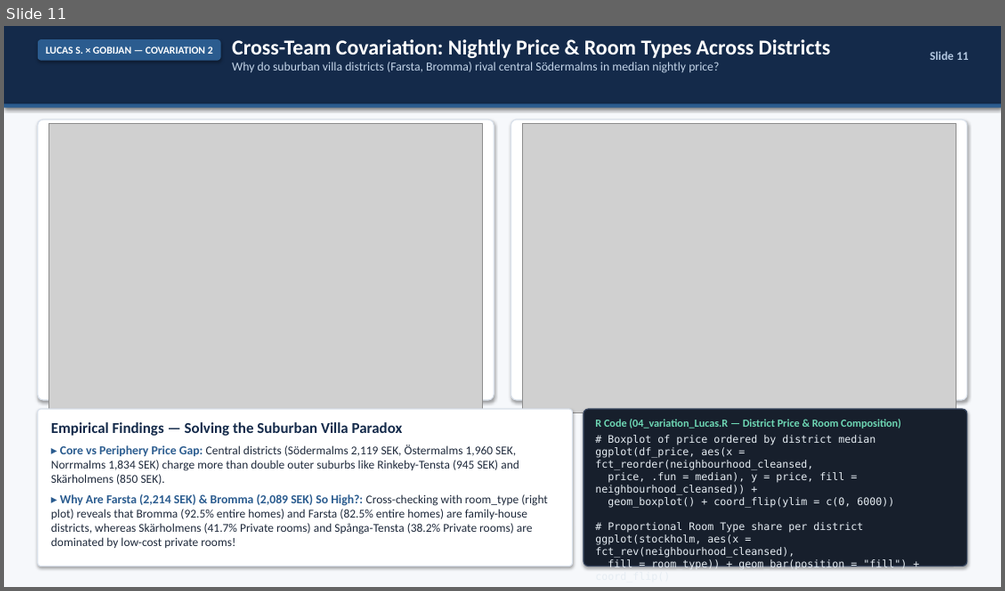
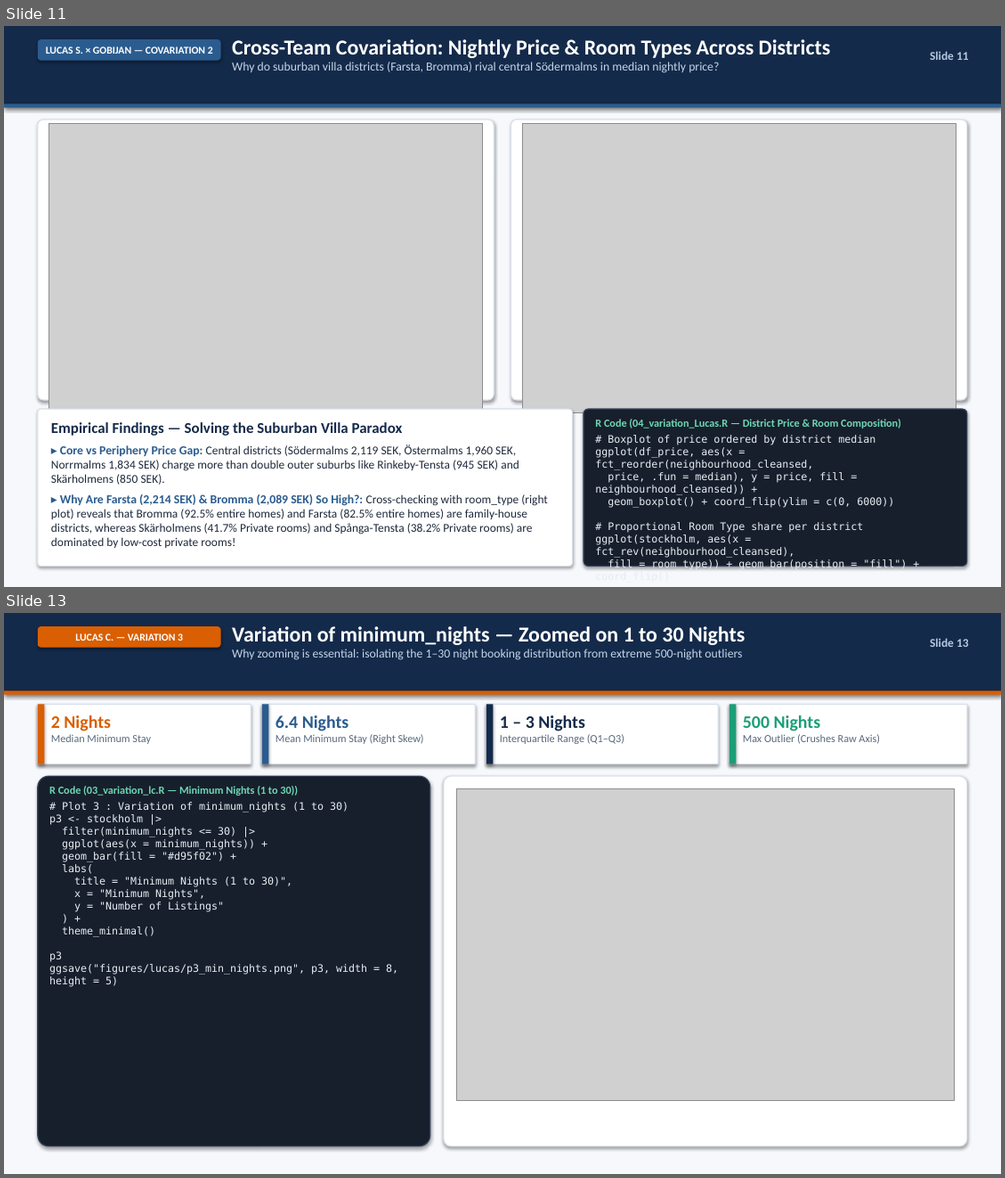
Before and after one commit to GobyNathan/Statistical-Programming-R, a slide deck: presentation/STAT1951_Group8_Gobijan_Slides.pptx. Shown one above the other, each under a label of ours: slide 11 before the commit, slides 11 and 13 after it; the slides between them are not shown. The pictures are 1005x591 and 1005x1178 pixels, drawn with LibreOffice and Linux fonts; fonts in the diff are those of the drawing; grey boxes stand for pictures. Boxes give left, top, right and bottom in pixels: in the first picture for what was removed or moved away, otherwise in the second. Text is boxed around its words. In the diff, an @@ line names an element or a change of style, - is before the commit and + after.

Commit message:
[FEAT/FIX] -> add Lucas C. slides & retrospective to PPTX deck, fix neighbourhood col in 03_variation_lc.R

```diff
--- a/presentation/STAT1951_Group8_Gobijan_Slides.pptx
+++ b/presentation/STAT1951_Group8_Gobijan_Slides.pptx
@@ slide 13 added at [4,613,1001,1174], background #FFFFFF @@
@@ rectangle added at [4,613,1001,1174], fill #F6F8FB @@
@@ rectangle added at [4,613,1001,694], fill #142A4A @@
@@ rounded rectangle added at [38,626,221,648], fill #D95F02, 10 pt, text #FFFFFF, bold @@
+LUCAS C. — VARIATION 3
@@ text added at [232,626,744,660], 11.8 pt, text #C3D4E8 @@
+Variation of minimum_nights — Zoomed on 1 to 30 Nights
+Why zooming is essential: isolating the 1–30 night booking distribution from extreme 500-night outliers
@@ text added at [930,638,969,647], 11.5 pt, text #B4C8E1, bold @@
+Slide 13
@@ rectangle added at [4,690,1001,695], fill #D95F02 @@
@@ rounded rectangle added at [38,705,251,764], fill #FFFFFF, outline #DAE1EB 1 pt @@
@@ rectangle added at [38,705,44,764], fill #D95F02 @@
@@ text added at [51,715,151,744], 10.5 pt, text #5A697D @@
+2 Nights
+Median Minimum Stay
@@ rounded rectangle added at [262,705,475,764], fill #FFFFFF, outline #DAE1EB 1 pt @@
@@ rectangle added at [262,705,268,764], fill #2B5C8F @@
@@ text added at [275,715,424,744], 10.5 pt, text #5A697D @@
+6.4 Nights
+Mean Minimum Stay (Right Skew)
@@ rounded rectangle added at [486,705,718,764], fill #FFFFFF, outline #DAE1EB 1 pt @@
@@ rectangle added at [486,705,493,764], fill #142A4A @@
@@ text added at [500,715,624,744], 10.5 pt, text #5A697D @@
+1 – 3 Nights
+Interquartile Range (Q1–Q3)
@@ rounded rectangle added at [729,705,967,764], fill #FFFFFF, outline #DAE1EB 1 pt @@
@@ rectangle added at [729,705,736,764], fill #1B9E77 @@
@@ text added at [743,715,880,744], 10.5 pt, text #5A697D @@
+500 Nights
+Max Outlier (Crushes Raw Axis)
@@ rounded rectangle added at [38,776,430,1146], fill #171F2C, outline #37465F 1 pt @@
@@ text added at [49,786,398,987], 10 pt, text #E6EDF3 @@
+R Code (03_variation_lc.R — Minimum Nights (1 to 30))
+# Plot 3 : Variation of minimum_nights (1 to 30)
+p3 <- stockholm |>
+filter(minimum_nights <= 30) |>
+ggplot(aes(x = minimum_nights)) +
+geom_bar(fill = "#d95f02") +
+labs(
+title = "Minimum Nights (1 to 30)",
+x = "Minimum Nights",
+y = "Number of Listings"
+) +
+theme_minimal()
+p3
+ggsave("figures/lucas/p3_min_nights.png", p3, width = 8, height = 5)
@@ rounded rectangle added at [444,776,967,1146], fill #FFFFFF, outline #DAE1EB 1 pt @@
@@ picture added at [456,788,955,1100] @@
```
Also in this commit, not shown: 4 other slides added, 1 other file.
